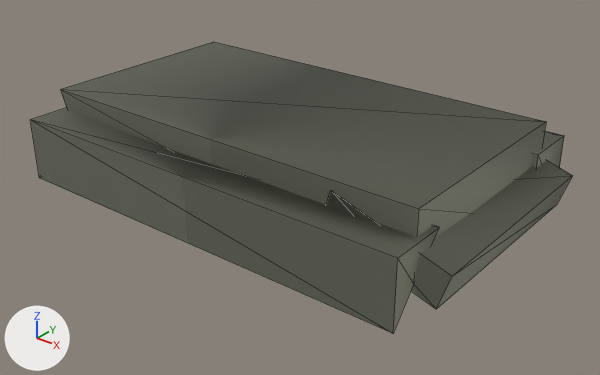
Two versions of the glTF model assets/models/units/tank_us.lod1.glb, one commit apart.
Rendered twice from a 50 mm lens placed at (4.1, -5.01, 3.2), pointed at (0.18, -0.11, 0.17). The axes (+X, +Y, +Z) are drawn at lower left. The lights are the same throughout. The older version comes first. Mesh edges are drawn as thin lines.
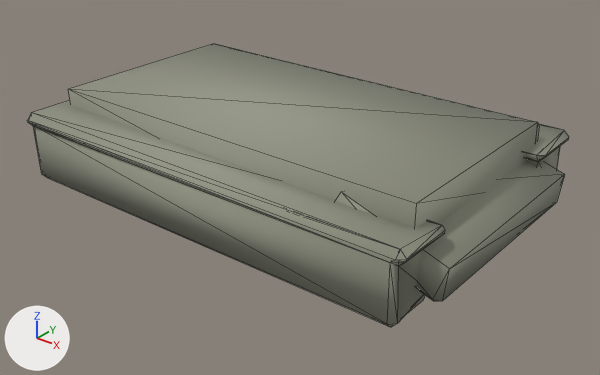
Where the change shows, as pixel boxes [x1, y1, x2, y2] in the pictures (600 x 375 px):
'Mesh_0', reshaped
    before: [30, 42, 572, 333]
    after: [27, 44, 569, 327]
part 1 of me_mesh_0, rebuilt
    before: [30, 42, 564, 333]
    after: [69, 44, 539, 228]
part 2 of me_mesh_0, rebuilt (6% narrower, 6% shorter)
    before: [327, 160, 572, 309]
    after: [335, 161, 565, 301]
part 3 of me_mesh_0, added
    after: [27, 100, 445, 327]
part 4 of me_mesh_0, added
    after: [525, 124, 569, 170]

The edits, one by one:
me_mesh_0 is used by ob_mesh_0; location (0.0, 0.0, 0.0).
me_mesh_0 had 28 vertices, 48 faces and spanned x -1.85..2.07, y -1.25..1.25, z 0.07..0.83.
me_mesh_0 now has 281 vertices, 524 faces and spans x -1.85..2.02, y -1.28..1.25, z 0.01..0.83.
me_mesh_0 part 1: the loose piece of 20 vertices spanning x -1.85..1.85, y -1.25..1.25, z 0.07..0.83 is rebuilt with 12 vertices and now spans x -1.75..1.75, y -0.9..0.95, z 0.28..0.83.
me_mesh_0 part 2: the loose piece of 8 vertices spanning x 1.03..2.07, y -0.95..0.95, z 0.15..0.75 is rebuilt with 17 vertices and now spans x 1.04..2.02, y -0.95..0.95, z 0.17..0.73.
me_mesh_0 part 3: 152 vertices added at x -1.85..1.9, y -1.28..-0.72, z 0.01..0.68.
me_mesh_0 part 4: 100 vertices added at x -1.85..1.9, y 0.72..1.25, z 0.01..0.68.
